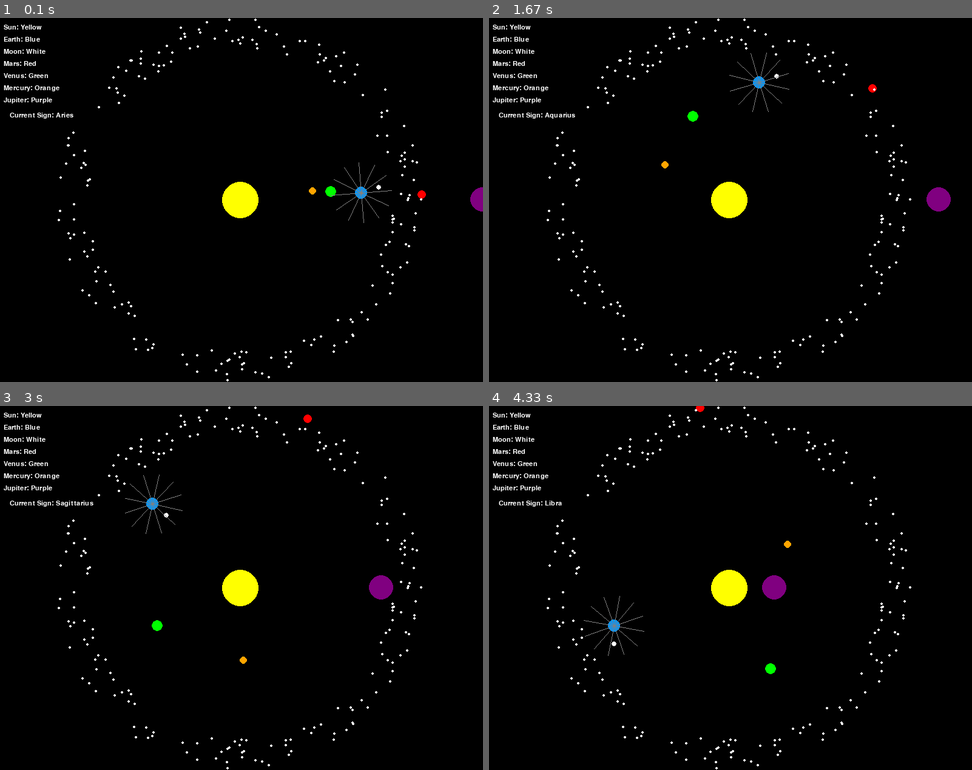
Above: before the commit, frames 1-4 (two rows, left to right).
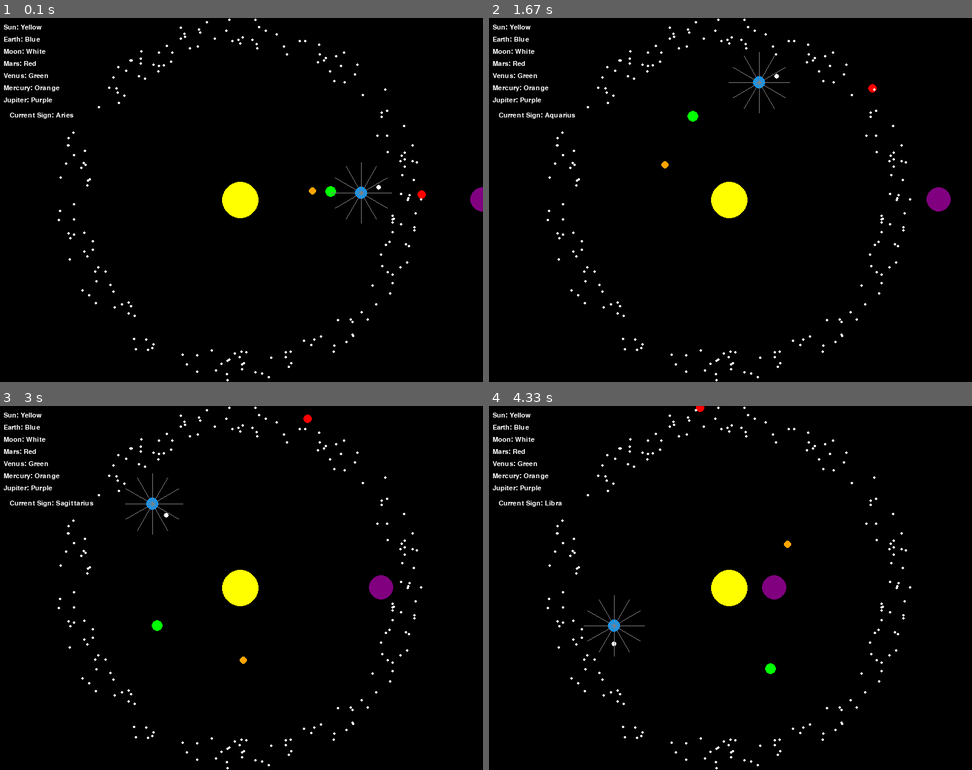
Above: after the commit, the same moments.

Repository: LBassett21/ReplicateAntikythera
Game: pygame game, started from ReplicateAntikythera/ReplicateAntikythera.py
Same seed, same stepped clock (60 frames per second), same inputs: the game is played once before the commit and once after it.
Inputs:
- Up to frame 1 (0.1 s): no input
- Up to frame 2 (1.67 s): no input
- Up to frame 3 (3 s): no input
- Up to frame 4 (4.33 s): no input

The runs differ from the first frame. In frame 1, 0.2% of the frame differs, in the area x 68-82%, y 39-57%; in frame 2, 0.2%; in frame 3, 0.2%; in frame 4, 0.2%, in the area x 19-33%, y 52-69%.

Commit message:
Made Zodiac Sign Lines Static

Diff:
--- a/ReplicateAntikythera/GUI.py
+++ b/ReplicateAntikythera/GUI.py
@@ -158,7 +158,7 @@
 
     # Calculate the zodiac line endpoints
     for i in range(12):  # Assuming there are 12 zodiac signs
-        angle = earth_angle + (i * math.pi / 6)  # Angle for each zodiac sign
+        angle = (i * math.pi / 6)  # Angle for each zodiac sign
         line_x = earth_x + math.cos(angle) * 50  # Adjust the length of the lines as needed
         line_y = earth_y + math.sin(angle) * 50
         zodiac_line_points.append((line_x, line_y))
